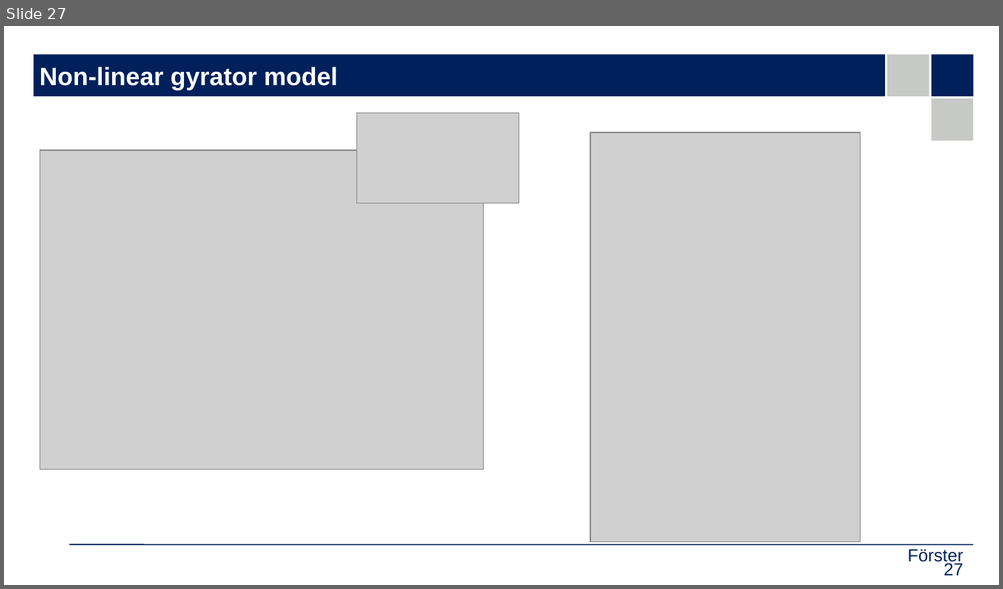
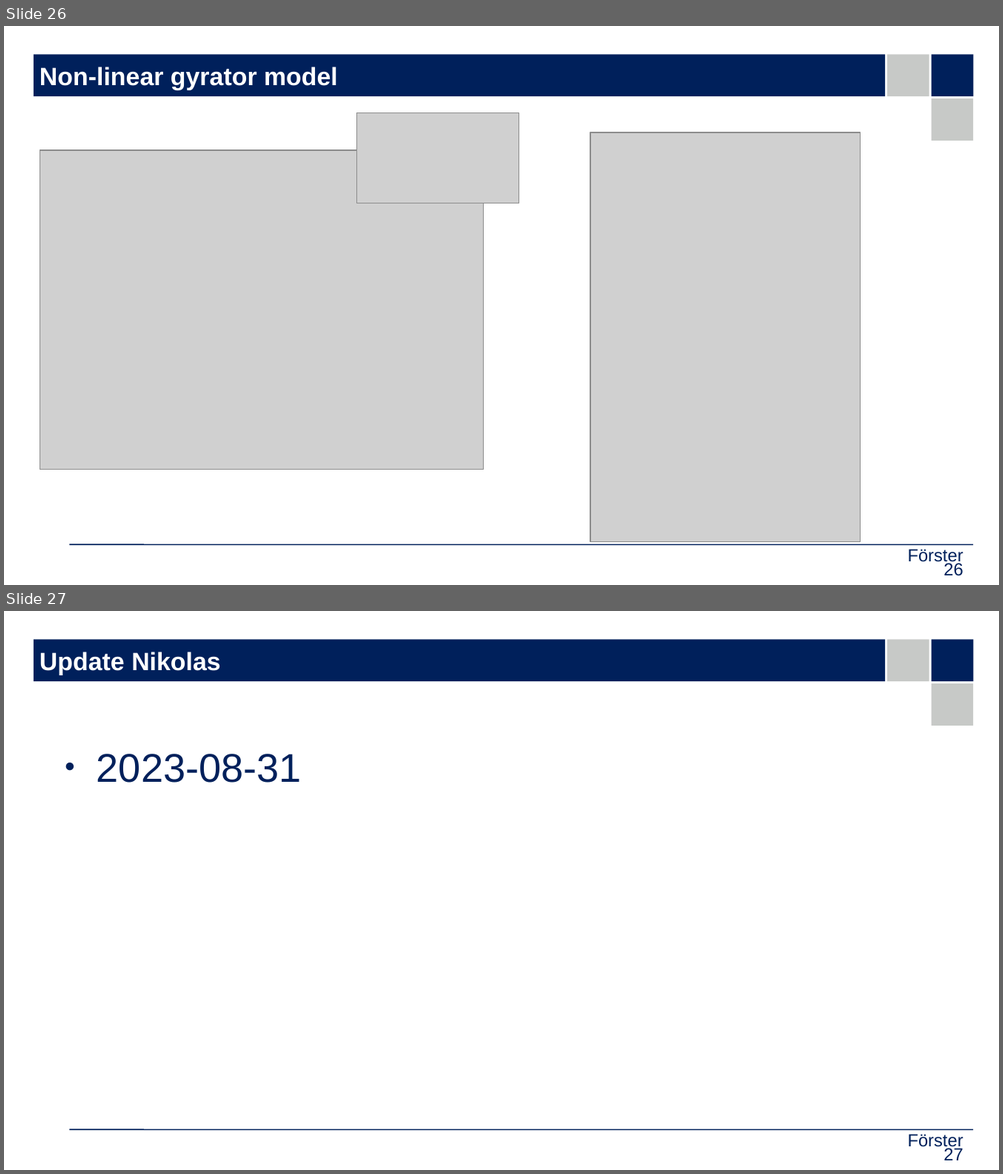
Before and after one commit to upb-lea/hardcore-magnet-challenge, a slide deck: docs/doku_nf.odp. Shown one above the other, each under a label of ours: slide 27 before the commit, slides 26 and 27 after it. The pictures are 1003x589 and 1003x1174 pixels, drawn with LibreOffice and Linux fonts; fonts in the diff are those of the drawing; grey boxes stand for pictures; background and template pictures are left out. Boxes give left, top, right and bottom in pixels: in the first picture for what was removed or moved away, otherwise in the second. Text is boxed around its words. In the diff, an @@ line names an element or a change of style, - is before the commit and + after.

```diff
--- a/docs/doku_nf.odp
+++ b/docs/doku_nf.odp
@@ slide 27 added at bbox=[4, 611, 999, 1170], background #FFFFFF; not listed: 5 template elements that a slide beside it also shows @@
@@ title added at bbox=[40, 652, 221, 675], 20 pt, text #FFFFFF, bold @@
+Update Nikolas
@@ text added at bbox=[96, 754, 301, 783], 32 pt, text #00205B @@
+● 2023-08-31
@@ text added at bbox=[908, 1134, 963, 1151], 14 pt, text #00205B @@
+Förster
@@ page number added at bbox=[943, 1147, 962, 1161], 14 pt, text #00205B @@
+27
@@ what was slide 27 is now slide 26 @@
@@ page number at bbox=[943, 562, 962, 577]: text changed @@
-27
+26
```
Also in this commit, not shown: 5 other slides added, 1 slide removed, 1 other file.
